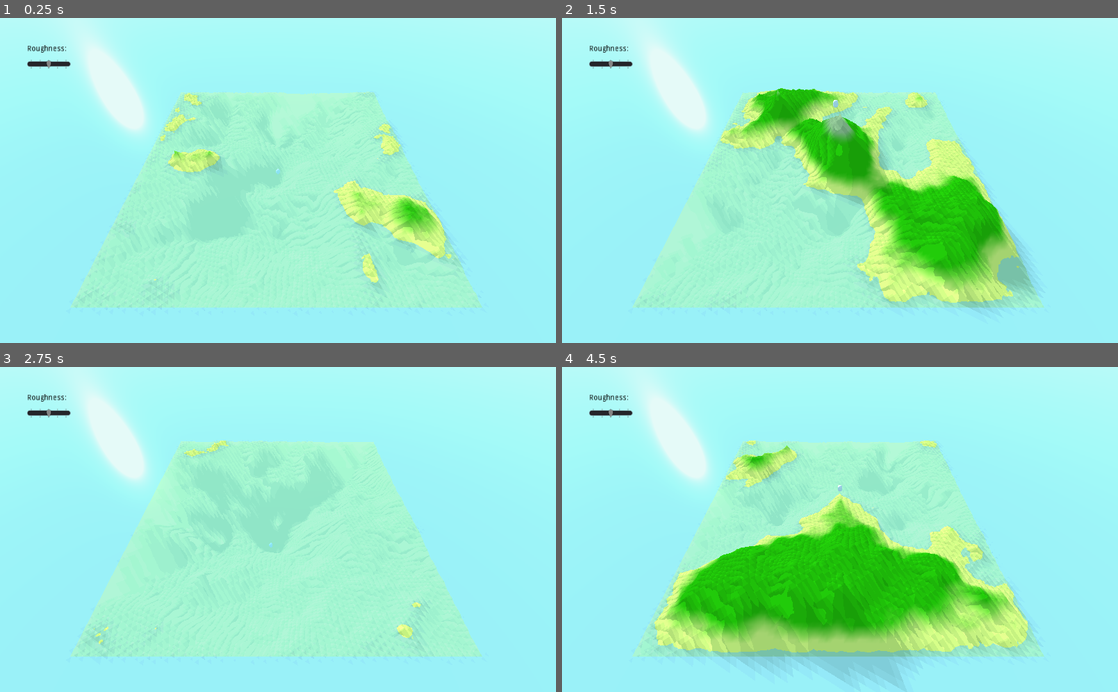
Above: before the commit, frames 1-4 (two rows, left to right).
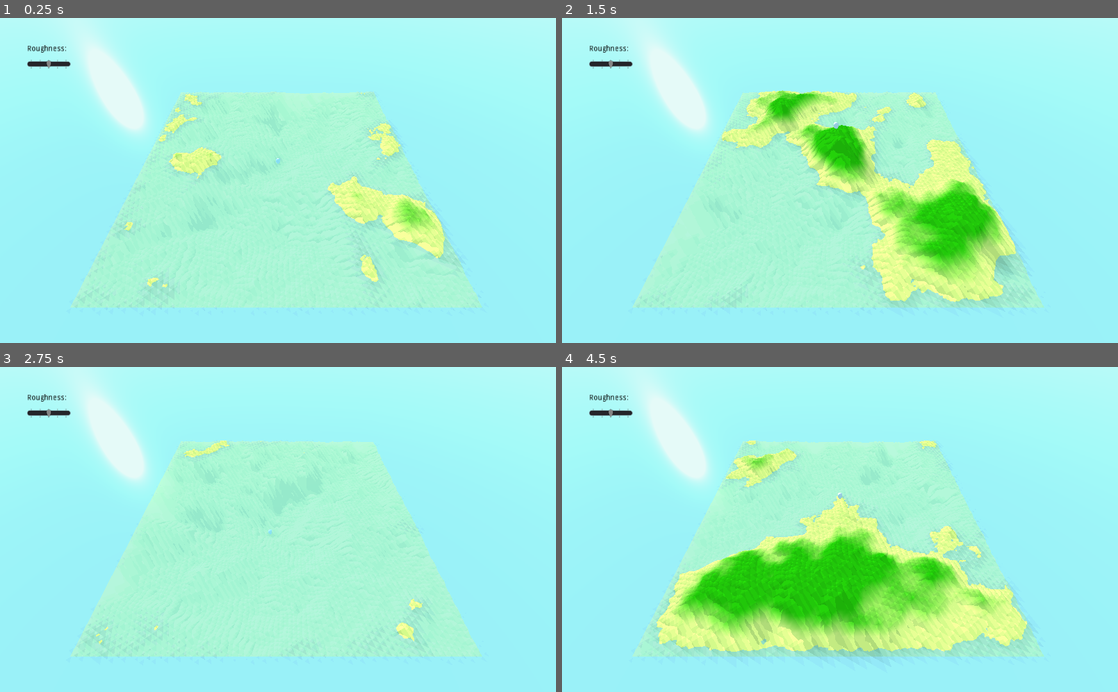
Above: after the commit, the same moments.

Repository: ckaindel/island-generator
Game: Godot game, scene res://Main.tscn
Two runs of this game, one before a commit and one after it. Both use one fixed random seed, a clock stepped at 60 frames per second and the inputs below.
Inputs:
- Up to frame 1 (0.25 s): no input
- Up to frame 2 (1.5 s): tap Enter at 0.5 s; hold Right (ui_right) 0.53-1.28 s; hold J 0.53-1.28 s; tap Space (ui_select) at 0.77, 1.25 s; hold Down (ui_down) from 1.28 s (still down); tap P at 1.35 s
- Up to frame 3 (2.75 s): tap Space (ui_select) at 1.52 s; tap Enter at 2 s; release Down (ui_down) at 2.03 s; hold Right (ui_right) from 2.03 s (still down); hold J from 2.03 s (still down)
- Up to frame 4 (4.5 s): tap Space (ui_select) at 2.75, 3.02, 3.77, 4.25 s; release Right (ui_right) at 2.78 s; release J at 2.78 s; hold Up (ui_up) 2.78-3.53 s; tap P at 2.85, 4.35 s; tap Enter at 3.5 s; hold J 3.53-4.28 s; hold Left (ui_left) from 3.53 s (still down)

The runs differ from the first frame. In frame 1, 3.6% of the frame differs, in the area x 20-86%, y 22-88%; in frame 2, 13%; in frame 3, 1.9%; in frame 4, 17%, in the area x 16-87%, y 22-99%.

Commit message:
Add files via upload

Diff:
--- a/Player.gd
+++ b/Player.gd
@@ -3,7 +3,6 @@
 var speed = 500
 var rotate_speed = 2
 var speed_temp = speed
-var level_size = 128
 var direction = Vector3()
 var gravity = -10
 var velocity = Vector3()
@@ -15,7 +14,7 @@
 var controller
 var playerpos
 
-
+onready var level_size = get_parent().size #128
 
 
 # Called when the node enters the scene tree for the first time.
--- a/Terrain.gd
+++ b/Terrain.gd
@@ -1,4 +1,3 @@
-
 extends Spatial
 
 var rng = RandomNumberGenerator.new()
@@ -14,11 +13,11 @@
 var chunk = size
 var roughness #scope of randval
 var half
-var randval #random value to be added to average height value
+var randval #random value to be added to average position
 
 # jitter is the amount that roughness changes between recursions.
 # Best values are between 2 (very rough terrain) and 3 (gently rolling hills).
-var jitter = 2.5
+var jitter = 2.2
 
 #arrays for MeshArray generation
 var vertices = PoolVector3Array()
@@ -66,6 +65,11 @@
 	playerstart = Vector3(size/2, map[size/2][-size/2]+10, -size/2)
 	player.set_translation(playerstart)
 
+
+func _on_Roughness_slider_value_changed(value):
+	jitter = value
+
+
 func _input(event):
 
 	if event.is_action_pressed("ui_focus_next"): #press Tab to toggle between cameras
@@ -115,6 +119,7 @@
 		else:
 			heightcolor = snow
 		st.add_color(heightcolor)
+
 		st.add_normal(Vector3(0,1,0))
 		st.add_uv(UVs[v])
 		st.add_vertex(vertices[v])
@@ -180,7 +185,6 @@
 
 
 func diamond_square():
-
 	map.clear()
 	chunk = size
 	roughness = size/jitter
@@ -204,31 +208,30 @@
 		roughness /= jitter
 
 
-func square_step(): #sets the center of the current square to the average of the NW, NE, SW and SE corners, plus a random value
+func square_step():
 	for y in range(0, size, chunk):
 		for x in range(0, size, chunk):
-			randval = rng.randf_range(-roughness,roughness)
+			randval = rng.randf_range(-roughness/2,roughness/2)
 			map[y+half][x+half]=float((map[y][x]+map[y][x+chunk]+map[y+chunk][x]+map[y+chunk][x+chunk])/4 + randval)
 
 
-func diamond_step(): #sets the center of the current diamond to the average of the N, E, S and W values, plus a random value
+func diamond_step():
 	for y in range(0, mapsize, half):
 		for x in range((y+half)%chunk, mapsize, chunk):
-			randval = rng.randf_range(-roughness,roughness)
-
-			#edge cases only have 3 neighbors. For a tiling terrain, the 4th value can be set to the opposite edge. They are only relevant in the diamond step.
+			randval = rng.randf_range(-roughness/2,roughness/2)
+			#edge cases are only relevant in the diamond step.
 			#for island creation edge values are set to 0. Uncomment to create regular terrain.
 			if x == 0:
-				map[y][x] = 0
+				continue
 				#map[y][x] = float((map[y-half][x] + map[y][x+half] + map[y+half][x])/3 + randval)
 			elif x == size:
-				map[y][x] = 0
+				continue
 				#map[y][x] = float((map[y-half][x] + map[y][x-half] + map[y+half][x])/3 + randval)
 			elif y == 0:
-				map[y][x] = 0
+				continue
 				#map[y][x] = float((map[y+half][x] + map[y][x-half] + map[y][x+half])/3 + randval)
 			elif y == size:
-				map[y][x] = 0
+				continue
 				#map[y][x] = float((map[y-half][x] + map[y][x-half] + map[y][x+half])/3 + randval)
 			else:
 				map[y][x] = float((map[y-half][x] + map[y][x-half] + map[y][x+half] + map[y+half][x])/4 + randval)
--- a/project.godot
+++ b/project.godot
@@ -10,7 +10,7 @@
 
 [application]
 
-config/name="Diamond Square Island Generator"
+config/name="*Diamond Square Test 081022"
 run/main_scene="res://Main.tscn"
 
 [physics]
--- a/terrain_material.tres
+++ b/terrain_material.tres
@@ -2,4 +2,3 @@
 
 [resource]
 vertex_color_use_as_albedo = true
-albedo_color = Color( 0.92549, 0.960784, 0.921569, 1 )
Not shown, changed: export_presets.cfg
